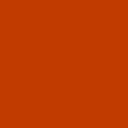
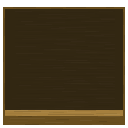
Layered file, before and after one edit (128 x 128). Changes by layer:
added layer "Layer 4" above "Background" over (3, 7, 125, 125)
hid "Background" over (0, 0, 128, 128)
